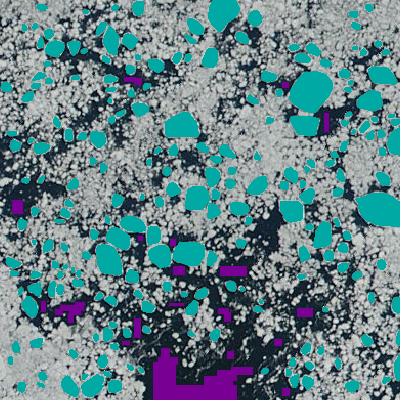
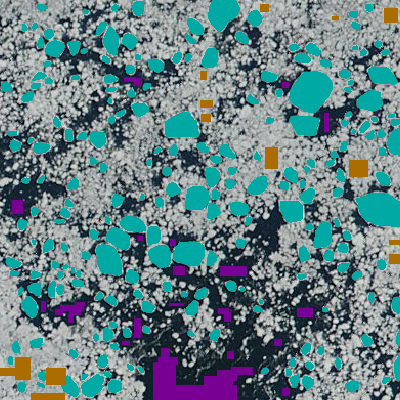
Layers edited between the first and the second 400 × 400 image:
added layer "ice samples" (2nd of 2) above "water" over [0, 4, 400, 400]
